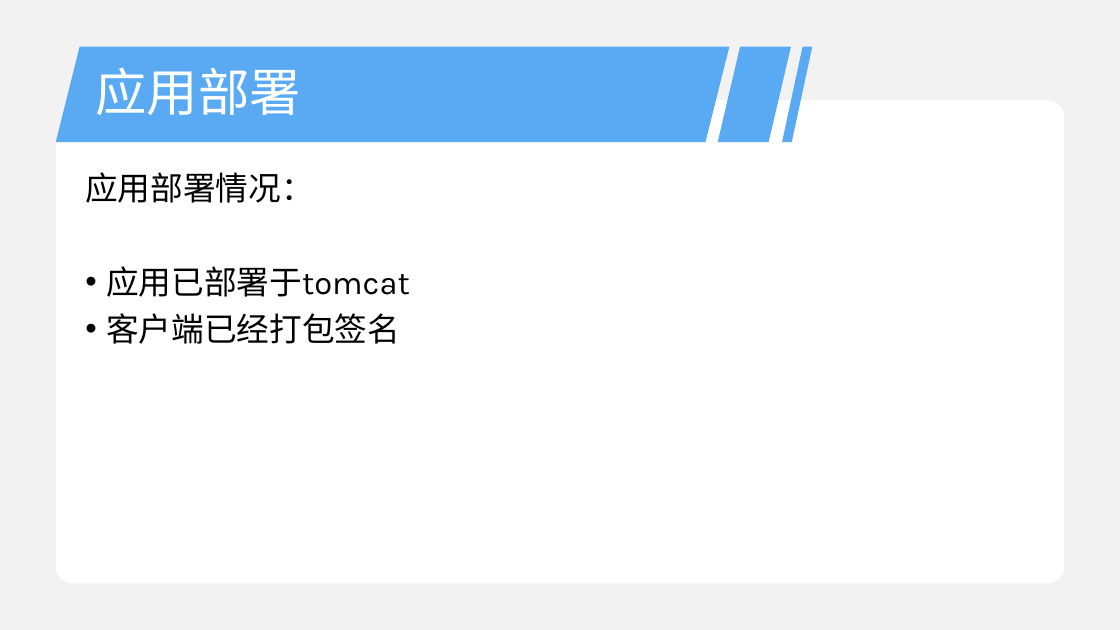
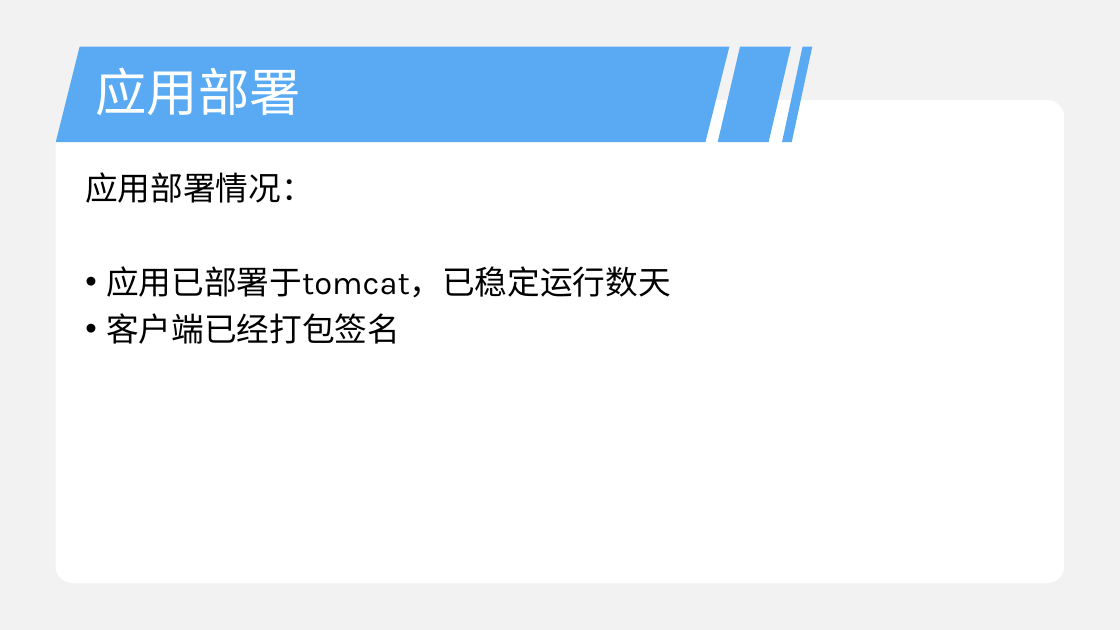
Before and after one commit to TCreopargh/A-Million-Things-To-Do, a slide deck: slide 16 of ProjectTasks/web验收.pptx (slide 13 before the commit). Drawn at 1120x630 pixels with LibreOffice and Linux fonts; fonts in the diff are those of the drawing. Boxes give left, top, right and bottom in pixels: in the first picture for what was removed or moved away, otherwise in the second. Text is boxed around its words. In the diff, an @@ line names an element or a change of style, - is before the commit and + after.

```diff
--- a/ProjectTasks/web验收.pptx
+++ b/ProjectTasks/web验收.pptx
@@ text at (106, 266, 670, 298): text changed @@
-• 应用已部署于tomcat
+• 应用已部署于tomcat，已稳定运行数天
```
Also in this commit, not shown: 4 other slides changed, 3 slides added, 1 other file.
